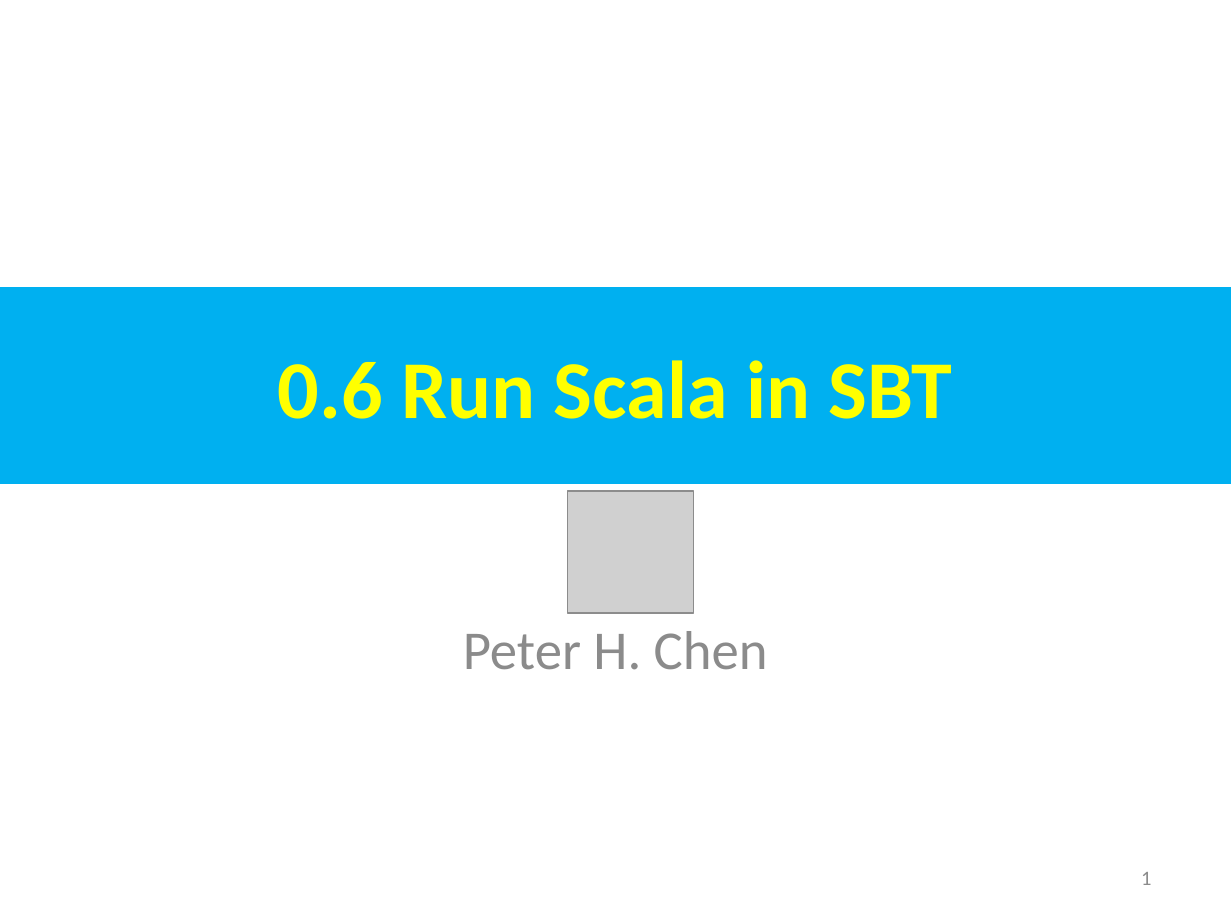
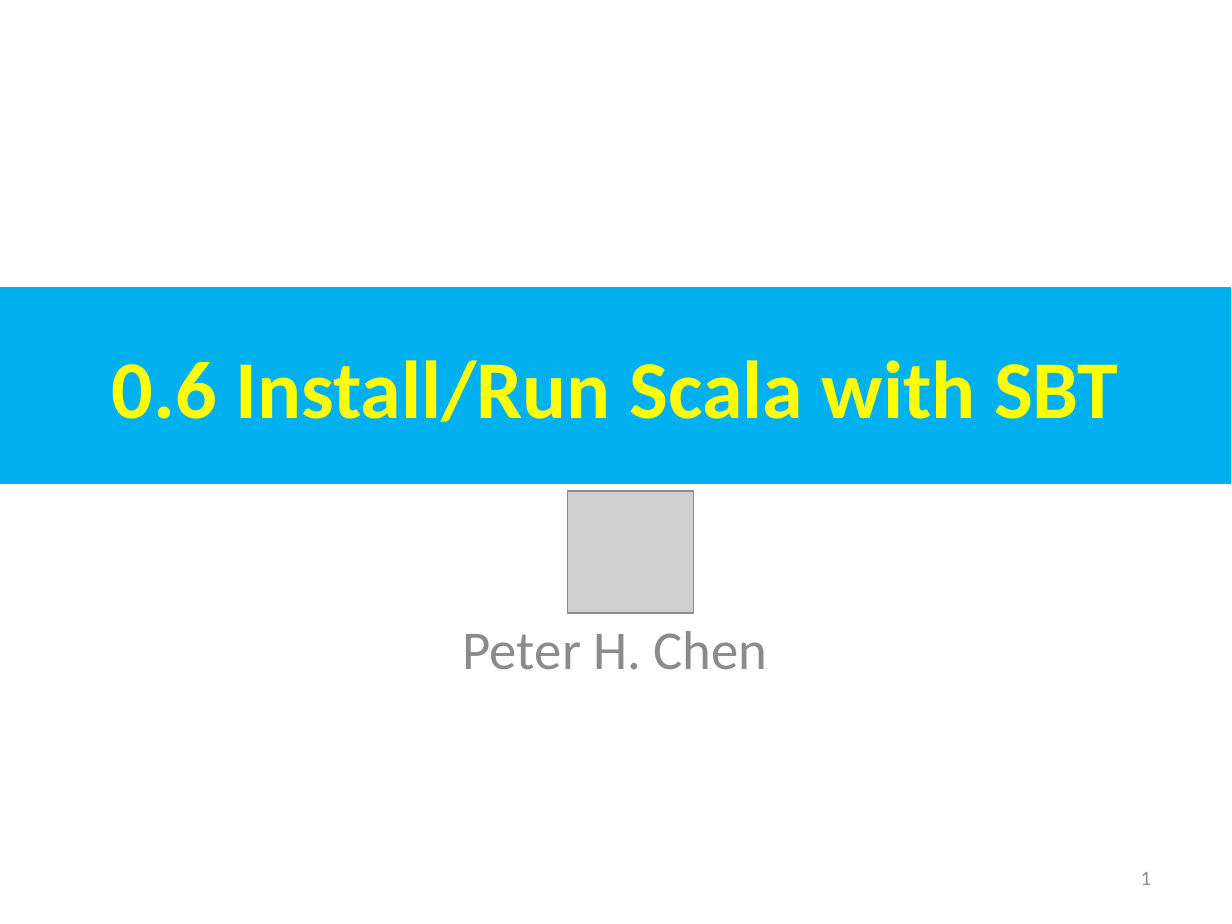
Before and after one commit to peterhchen/AIU_CS800_Chisel, a slide deck: slide 1 of 002_Tool/000_Video/000.06_Run_Scala_SBT.ppt. Drawn at 1232x924 pixels with LibreOffice and Linux fonts; fonts in the diff are those of the drawing; grey boxes stand for pictures. Boxes give left, top, right and bottom in pixels: in the first picture for what was removed or moved away, otherwise in the second. Text is boxed around its words. In the diff, an @@ line names an element or a change of style, - is before the commit and + after.

```diff
--- a/002_Tool/000_Video/000.06_Run_Scala_SBT.ppt
+++ b/002_Tool/000_Video/000.06_Run_Scala_SBT.ppt
@@ text in rectangle at (112, 360, 1118, 422): text changed @@
-0.6 Run Scala in SBT
+0.6 Install/Run Scala with SBT
```
Also in this commit, not shown: 1 other slide changed, 13 slides added, 1 slide removed, 2 other files.
